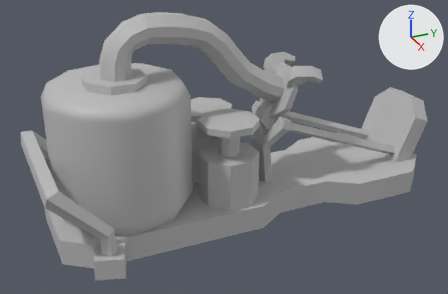
Renders of the FBX model Flaming Toast/UnityProject/FinalProject/Assets/Meshes/Charger_001_Interior_001_Default.fbx from each side of a commit.
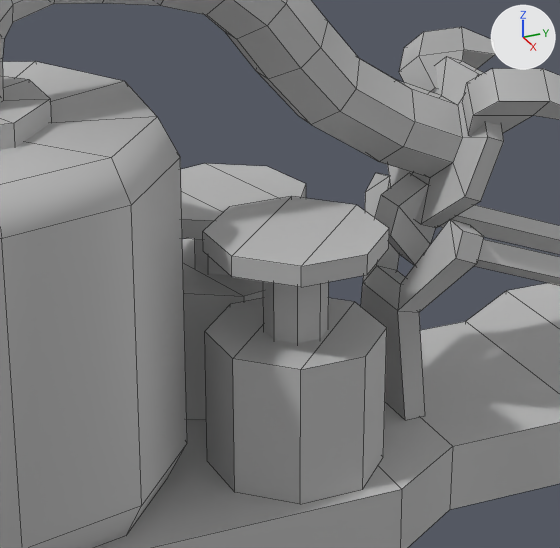
Each version appears first whole from a camera (50 mm lens) standing at (15.22, 7.59, 2.32) and looking at (11.54, 9.24, 0.48), and next in a close-up on the part from 29% to 71% of the width and 15% to 77% of the height. Every picture has the same lights, and +X, +Y and +Z are marked at upper right. The close-ups show mesh edges as thin lines. Where no turn or scale is listed for an object, it has been applied to the vertices.

Names of what the first close-up shows: 'Charger_001_Interior_001_Default'.
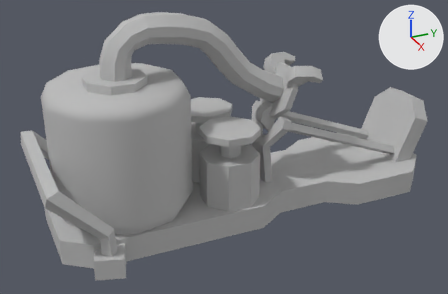
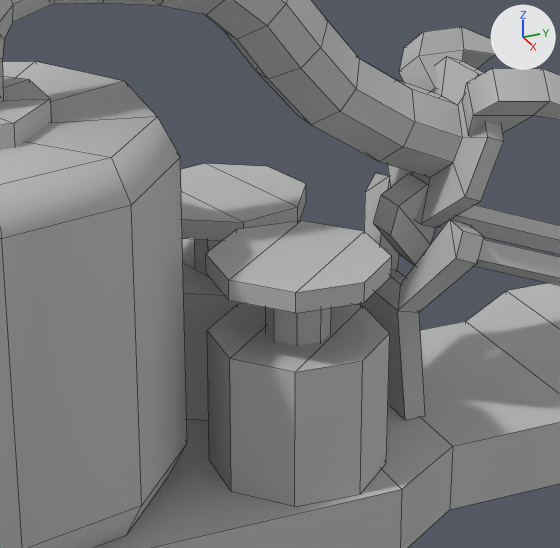
Boxes (x1, y1, x2, y2) around the edits, measured in the close-ups (560 x 548 px; the box of a moved part takes in the faces that stretch with it):
part 1 of me_mesh, moved or reshaped: before (263, 282, 329, 343); after (266, 308, 331, 345)
part 2 of me_mesh, moved or reshaped: before (203, 196, 389, 287); after (206, 221, 392, 313)
part 3 of me_mesh, moved or reshaped: before (205, 298, 387, 504); after (207, 303, 390, 506)

The change in detail:
Material 'material_4' (mat_material_4) is new.
Its base color is (0.5, 0.5, 0.5) (grey #bcbcbc).
Its roughness is 0.749.
me_mesh has 457 vertices, 368 faces and spans x -1.11..0.11, y -0.08..2.97, z 0.0..1.46.
me_mesh is used by ob_charger_001_interior_001_default; location (12.0, 8.0, 0.0).
Verts and faces of me_mesh; kept vertices keep their numbers, new ones are numbered from 457.
Before the commit, vertices of me_mesh: 184 (-0.1, 1.13, 0.18) at pixel (300, 504), 185 (-0.1, 1.29, 0.18) at pixel (362, 489), 186 (-0.21, 1.4, 0.18) at pixel (383, 457), 187 (-0.37, 1.4, 0.18), 188 (-0.48, 1.28, 0.18).
Before the commit, vertices of me_mesh: 189 (-0.48, 1.12, 0.18), 190 (-0.37, 1.01, 0.18) at pixel (207, 461), 191 (-0.21, 1.01, 0.18) at pixel (234, 492), 192 (-0.1, 1.13, 0.51) at pixel (300, 369), 193 (-0.1, 1.29, 0.51) at pixel (365, 356).
Before the commit, vertices of me_mesh: 194 (-0.21, 1.4, 0.51) at pixel (386, 327), 195 (-0.37, 1.4, 0.51) at pixel (354, 301), 196 (-0.48, 1.28, 0.51), 197 (-0.48, 1.12, 0.51) at pixel (230, 304), 198 (-0.37, 1.01, 0.51) at pixel (204, 331).
Before the commit, vertices of me_mesh: 199 (-0.21, 1.01, 0.51) at pixel (232, 358).
me_mesh no longer uses material mat_lambert1 (grey #bcbcbc).
me_mesh part 1: the loose piece of 16 vertices spanning x -0.36..-0.22, y 1.14..1.27, z 0.37..0.71 is moved by (0.01, 0.0, -0.06), in mat_material_4 (grey #bcbcbc).
me_mesh part 2: the loose piece of 16 vertices spanning x -0.48..-0.1, y 1.01..1.4, z 0.71..0.76 is turned -4.8 degrees about the z axis through its middle, then moved by (0.01, 0.0, -0.06), in mat_material_4 (grey #bcbcbc).
Part 3, on me_mesh:
Vertex 184 moves to (-0.09, 1.11, 0.18), pixel (294, 506).
Vertex 192 moves to (-0.09, 1.11, 0.51), pixel (295, 372).
Vertex 185 moves to (-0.08, 1.27, 0.18), pixel (360, 494).
Vertex 193 moves to (-0.08, 1.27, 0.51), pixel (362, 360).
Vertex 186 moves to (-0.19, 1.39, 0.18), pixel (386, 463).
Vertex 194 moves to (-0.19, 1.39, 0.51), pixel (389, 333).
Vertex 187 moves to (-0.34, 1.4, 0.18).
Vertex 195 moves to (-0.34, 1.4, 0.51), pixel (362, 305).
Vertex 188 moves to (-0.46, 1.3, 0.18).
Vertex 196 moves to (-0.46, 1.3, 0.51).
Vertex 189 moves to (-0.48, 1.14, 0.18).
Vertex 197 moves to (-0.48, 1.14, 0.51), pixel (237, 304).
Vertex 190 moves to (-0.37, 1.02, 0.18), pixel (209, 460).
Vertex 198 moves to (-0.37, 1.02, 0.51), pixel (207, 330).
Vertex 191 moves to (-0.21, 1.01, 0.18), pixel (231, 491).
Vertex 199 moves to (-0.21, 1.01, 0.51), pixel (229, 358).
me_mesh now uses material mat_material_4 (grey #bcbcbc).
